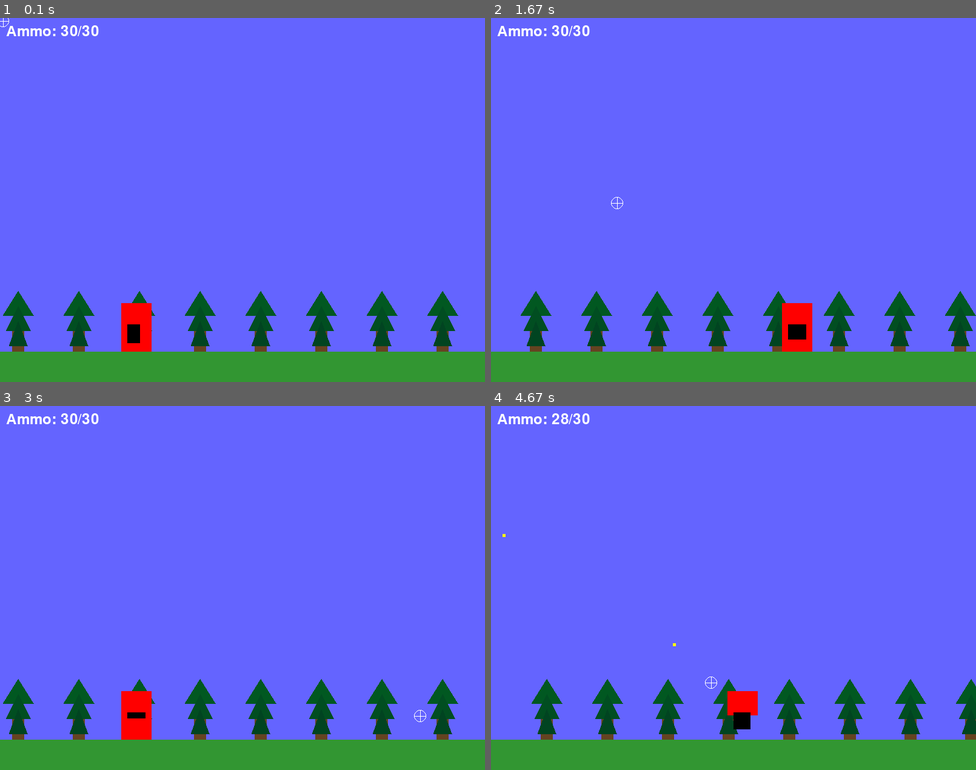
Above: before the commit, frames 1-4 (two rows, left to right).
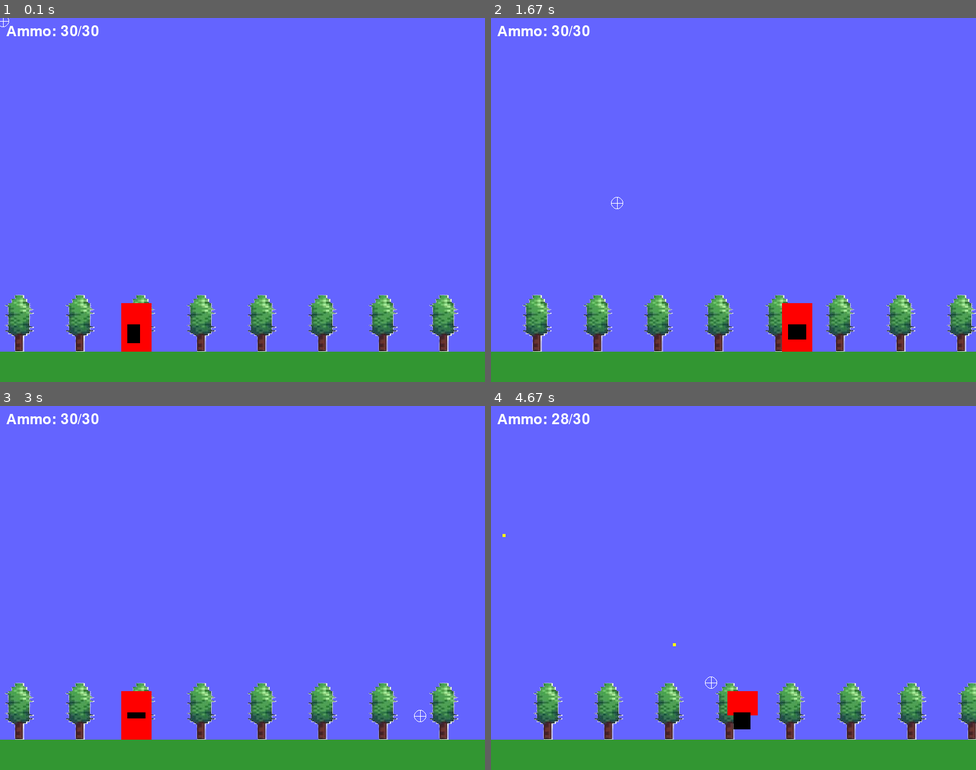
Above: after the commit, the same moments.

Repository: Phil-T1/pygame-test
Game: pygame game, started from main.py
Two runs of this game, one before a commit and one after it. Both use one fixed random seed, a clock stepped at 60 frames per second and the inputs below.
Inputs (mouse positions are in pixels of both pictures, inside the frame that each line leads up to):
- Up to frame 1 (0.1 s): no input
- Up to frame 2 (1.67 s): hold D 0.33-0.8 s; move the mouse to (714, 214) at 0.37 s; hold W 0.83-1.13 s; move the mouse to (733, 221) at 0.87 s; hold D 1.17-1.63 s; move the mouse to (617, 203) at 1.2 s
- Up to frame 3 (3 s): hold A 1.67-2.2 s; move the mouse to (291, 668) at 1.7 s; hold S 2.23-2.53 s; move the mouse to (92, 675) at 2.27 s; hold A 2.57-2.97 s; move the mouse to (421, 715) at 2.6 s
- Up to frame 4 (4.67 s): hold W 3-3.37 s; move the mouse to (791, 620) at 3.03 s; hold D 3.4-4.03 s; move the mouse to (743, 464) at 3.43 s; click (558, 577) at 4.12 s; hold S from 4.4 s (still down); click (709, 682) at 4.48 s

The runs differ from the first frame. In frame 1, 4.4% of the frame differs, in the area x 0-95%, y 75-92%; in frame 2, 4.8%, in the area x 6-100%, y 75-92%; in frame 3, 4.4%; in frame 4, 4.6%.

Commit message:
Did stuff.

Diff:
--- a/main.py
+++ b/main.py
@@ -1,6 +1,7 @@
 import pygame
 import math
 import os
+import random
 
 # Initialize Pygame and its mixer
 pygame.init()
@@ -31,35 +32,19 @@
 PROJECTILE_SPEED = 15
 PROJECTILE_SIZE = 5
 
-# Create pixel art tree surface
+# Load tree images
+TREE_IMAGES = [
+    pygame.image.load(os.path.join("images", "tree-1.png")),
+    pygame.image.load(os.path.join("images", "tree-2.png")),
+    pygame.image.load(os.path.join("images", "tree-3.png"))
+]
+
 def create_tree_sprite():
-    # Create surface for the tree (60x100 pixels)
-    tree = pygame.Surface((60, 100), pygame.SRCALPHA)
-
-    # Draw trunk (brown rectangle)
-    trunk_width = 20
-    trunk_height = 40
-    trunk_x = (60 - trunk_width) // 2
-    pygame.draw.rect(tree, BROWN,
-                    (trunk_x, 60, trunk_width, trunk_height))
-
-    # Draw triangular foliage (3 layers)
-    for i in range(3):
-        width = 50 - i * 10
-        height = 40
-        x = (60 - width) // 2
-        y = i * 25
-
-        # Create triangle points
-        points = [
-            (x + width//2, y),  # top
-            (x, y + height),    # bottom left
-            (x + width, y + height)  # bottom right
-        ]
-
-        # Draw triangle with slightly different green for depth
-        color = (TREE_GREEN[0], TREE_GREEN[1] - i * 10, TREE_GREEN[2])
-        pygame.draw.polygon(tree, color, points)
+    # Select a random tree image
+    tree_image = random.choice(TREE_IMAGES)
+
+    # Resize the image to 60x100 pixels
+    tree = pygame.transform.scale(tree_image, (60, 100))
 
     return tree
 
Binary file removed: images/tree-1.jpg
Binary file removed: images/tree-2.jpg
Binary file removed: images/tree-3.jpg
